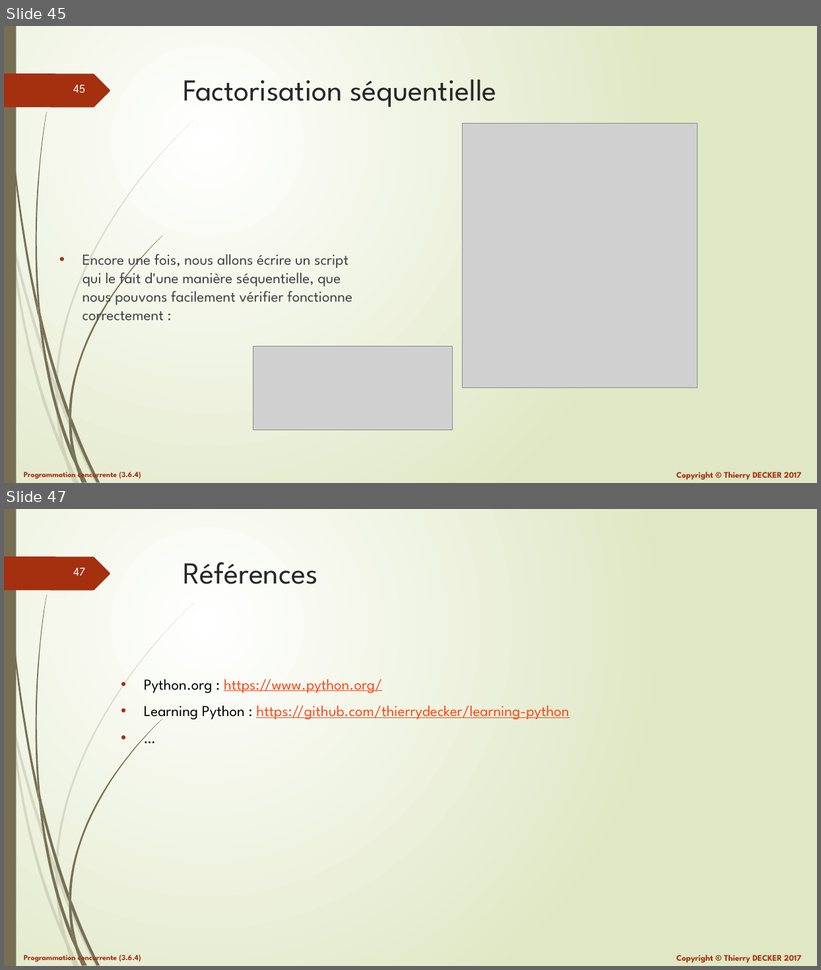
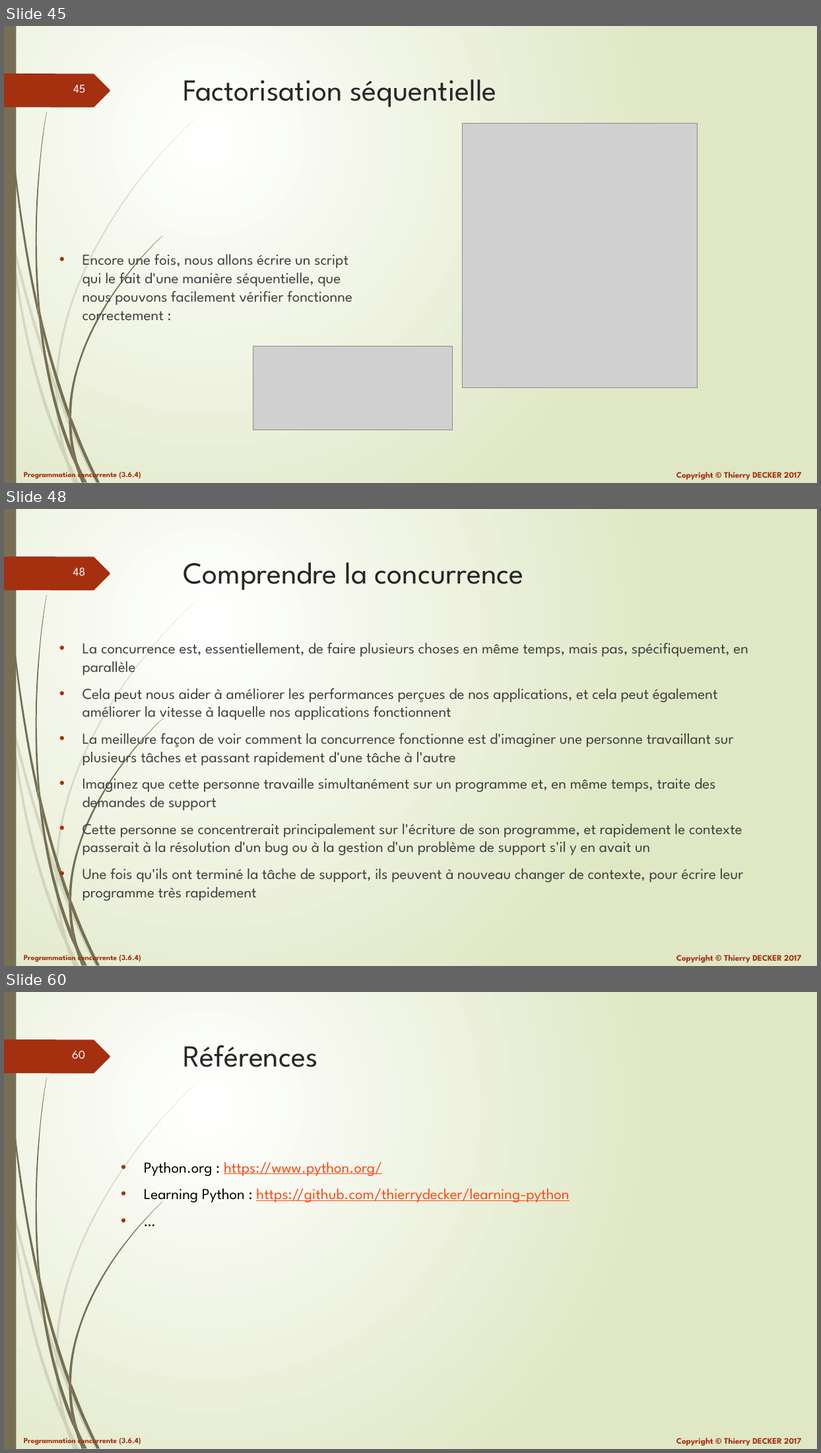
Before and after one commit to VikmanTheRacoon/learning-python, a slide deck: documentations/python-103.pptx. Shown one above the other, each under a label of ours: slides 45 and 47 before the commit, slides 45, 48 and 60 after it; the slides between them are not shown. The pictures are 821x970 and 821x1453 pixels, drawn with LibreOffice and Linux fonts; fonts in the diff are those of the drawing; grey boxes stand for pictures. Boxes give left, top, right and bottom in pixels: in the first picture for what was removed or moved away, otherwise in the second. Text is boxed around its words. In the diff, an @@ line names an element or a change of style, - is before the commit and + after.

```diff
--- a/documentations/python-103.pptx
+++ b/documentations/python-103.pptx
@@ slide 48 added at box(4, 509, 817, 966), background gradient #FFFFFF to #DFE8C4; not listed: 27 template elements that a slide beside it also shows @@
@@ title added at box(183, 562, 524, 590), 36 pt, text #262626 @@
+Comprendre la concurrence
@@ text added at box(83, 643, 748, 901), 18 pt, text #404040 @@
+• La concurrence est, essentiellement, de faire plusieurs choses en même temps, mais pas, spécifiquement, en parallèle
+• Cela peut nous aider à améliorer les performances perçues de nos applications, et cela peut également améliorer la vitesse à laquelle nos applications fonctionnent
+• La meilleure façon de voir comment la concurrence fonctionne est d'imaginer une personne travaillant sur plusieurs tâches et passant rapidement d'une tâche à l'autre
+• Imaginez que cette personne travaille simultanément sur un programme et, en même temps, traite des demandes de support
+• Cette personne se concentrerait principalement sur l'écriture de son programme, et rapidement le contexte passerait à la résolution d'un bug ou à la gestion d'un problème de support s'il y en avait un
+• Une fois qu'ils ont terminé la tâche de support, ils peuvent à nouveau changer de contexte, pour écrire leur programme très rapidement
@@ what was slide 47 is now slide 60 @@
@@ page number at box(72, 1051, 85, 1059): text changed @@
-47
+60
```
Also in this commit, not shown: 1 slide changed, 12 other slides added, 1 other file.
